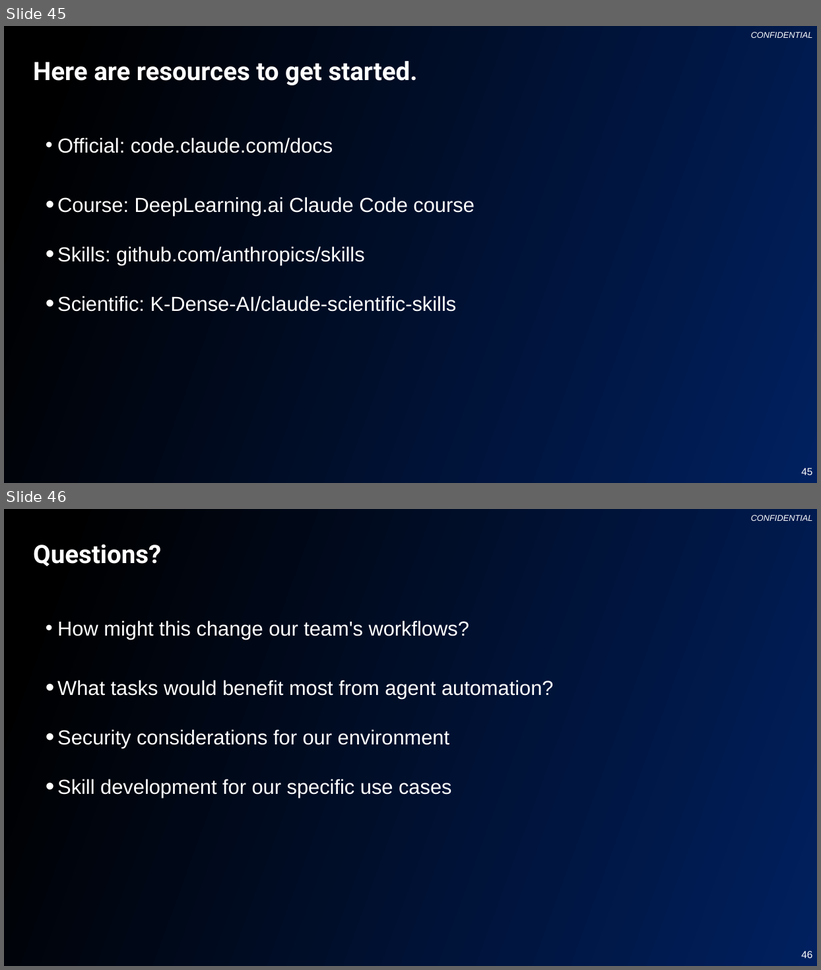
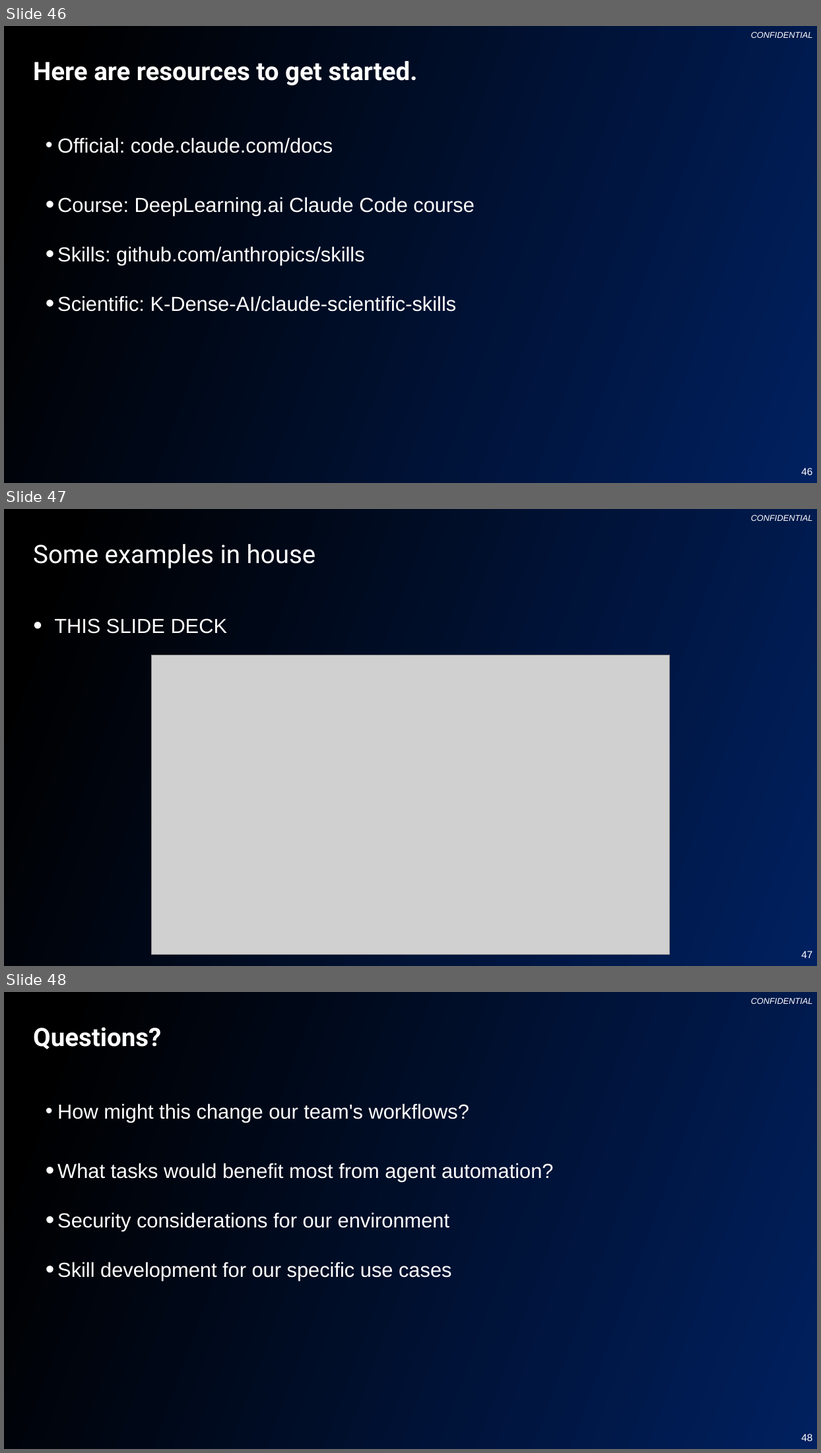
Before and after one commit to changhee-somite/20260114-claude-code, a slide deck: 20260114 Claude-Code-Presentation-v2.pptx. Shown one above the other, each under a label of ours: slides 45 and 46 before the commit, slides 46, 47 and 48 after it. The pictures are 821x970 and 821x1453 pixels, drawn with LibreOffice and Linux fonts; fonts in the diff are those of the drawing; grey boxes stand for pictures; background and template pictures are left out. Boxes give left, top, right and bottom in pixels: in the first picture for what was removed or moved away, otherwise in the second. Text is boxed around its words. In the diff, an @@ line names an element or a change of style, - is before the commit and + after.

```diff
--- a/20260114 Claude-Code-Presentation-v2.pptx
+++ b/20260114 Claude-Code-Presentation-v2.pptx
@@ slide 47 added at (4,509,817,966), background gradient #000000 to #00205F; not listed: 1 template element that a slide beside it also shows @@
@@ title added at (33,544,316,568), 30 pt, text #FFFFFF @@
+Some examples in house
@@ text added at (54,619,228,634), 24 pt, text #FFFFFF @@
+• THIS SLIDE DECK
@@ picture added at (152,656,670,955) @@
@@ page number added at (801,951,812,958), 12 pt, text #FFFFFF @@
+47
@@ what was slide 45 is now slide 46 @@
@@ page number at (801,468,812,475): text changed @@
-45
+46
@@ what was slide 46 is now slide 48 @@
@@ page number at (801,1434,812,1441): text changed @@
-46
+48
```
Also in this commit, not shown: 6 slides changed, 1 other slide added.
